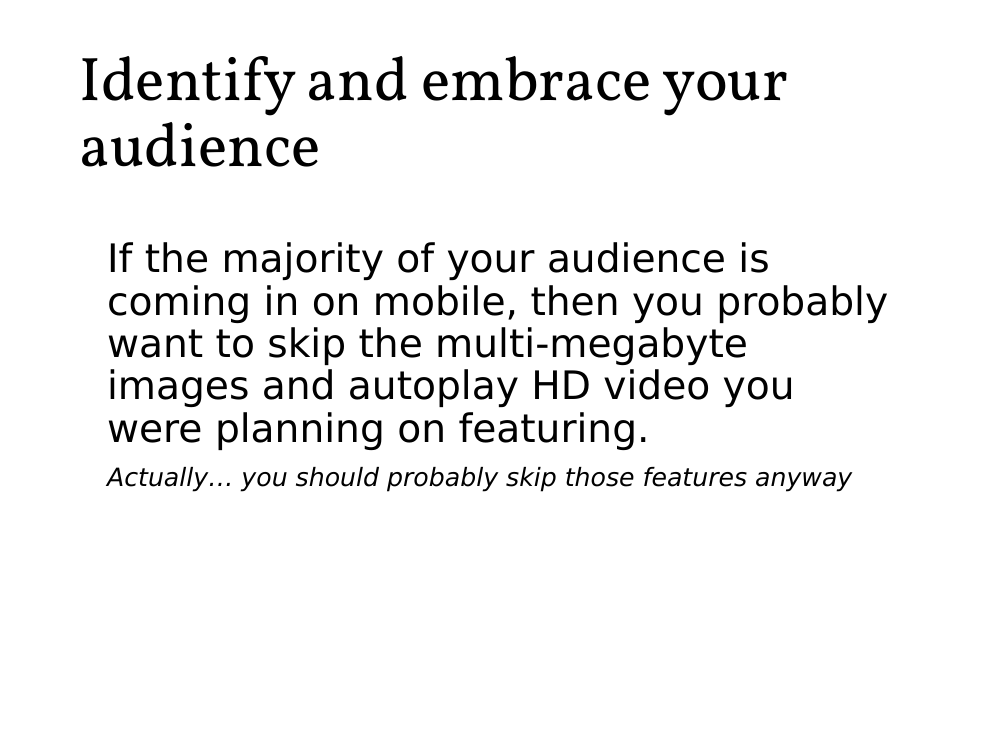
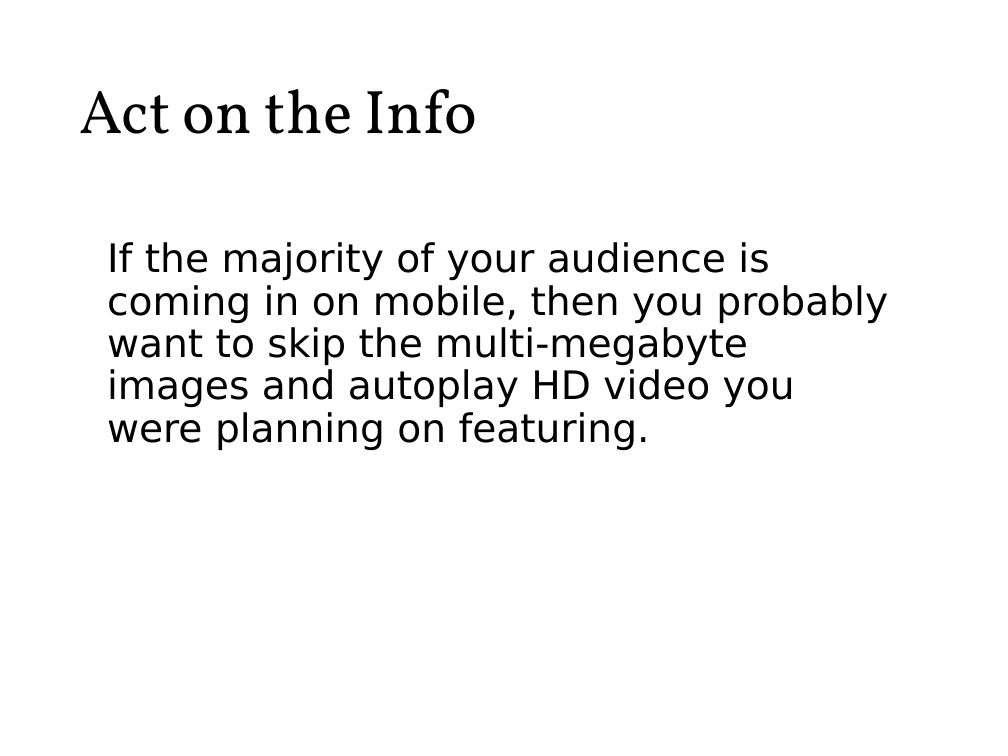
Before and after one commit to roblarsen/rob-larsen-presentations, a slide deck: slide 24 of wild-world-web.pptx. Drawn at 1008x756 pixels with LibreOffice and Linux fonts; fonts in the diff are those of the drawing; background and template pictures are left out. Boxes give left, top, right and bottom in pixels: in the first picture for what was removed or moved away, otherwise in the second. Text is boxed around its words. In the diff, an @@ line names an element or a change of style, - is before the commit and + after.

```diff
--- a/wild-world-web.pptx
+++ b/wild-world-web.pptx
@@ title at (79, 89, 477, 134): text changed @@
-Identify and embrace your audience
+Act on the Info
@@ text at (107, 467, 852, 492): paragraph removed @@
-Actually… you should probably skip those features anyway
```
Also in this commit, not shown: 24 other slides changed, 2 slides added, 2 slides removed.
